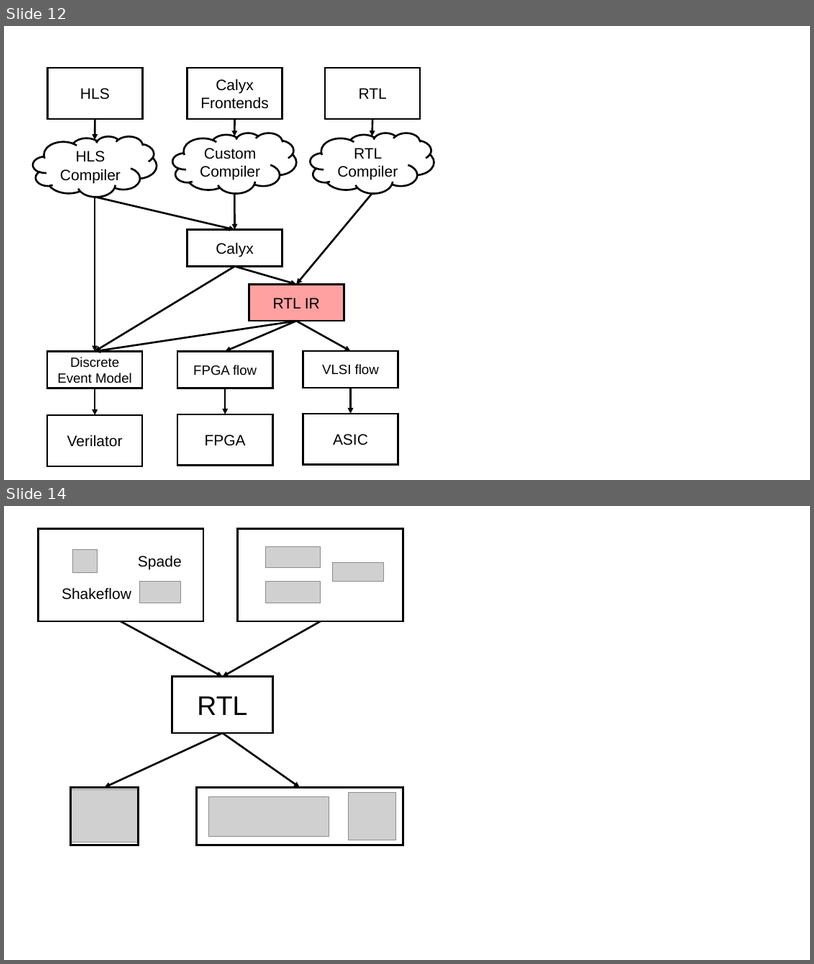
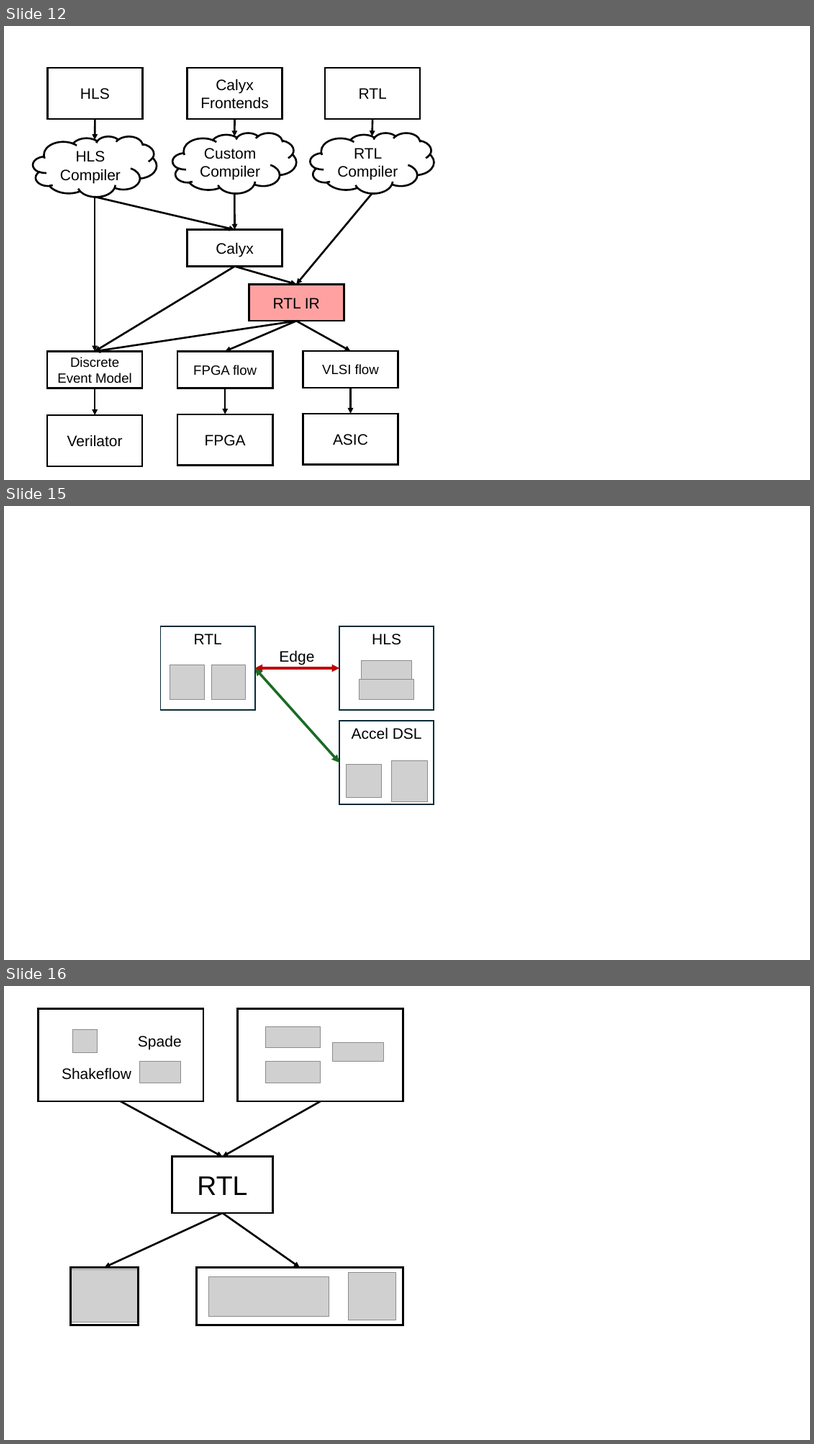
Before and after one commit to vighneshiyer/publications, a slide deck: figs/latte24/figs.pptx. Shown one above the other, each under a label of ours: slides 12 and 14 before the commit, slides 12, 15 and 16 after it; the slides between them are not shown. The pictures are 814x964 and 814x1444 pixels, drawn with LibreOffice and Linux fonts; fonts in the diff are those of the drawing; grey boxes stand for pictures. Boxes give left, top, right and bottom in pixels: in the first picture for what was removed or moved away, otherwise in the second. Text is boxed around its words. In the diff, an @@ line names an element or a change of style, - is before the commit and + after.

```diff
--- a/figs/latte24/figs.pptx
+++ b/figs/latte24/figs.pptx
@@ slide 15 added at (4, 506, 810, 960), background #FFFFFF @@
@@ group added at (161, 626, 434, 804): 6 pictures, 3 rectangles, 2 double arrows, 1 text @@
+HLS
+RTL
+Edge
+Accel DSL
@@ what was slide 14 is now slide 16 @@
```
Also in this commit, not shown: 1 slide changed, 1 other slide added, 5 other files.
